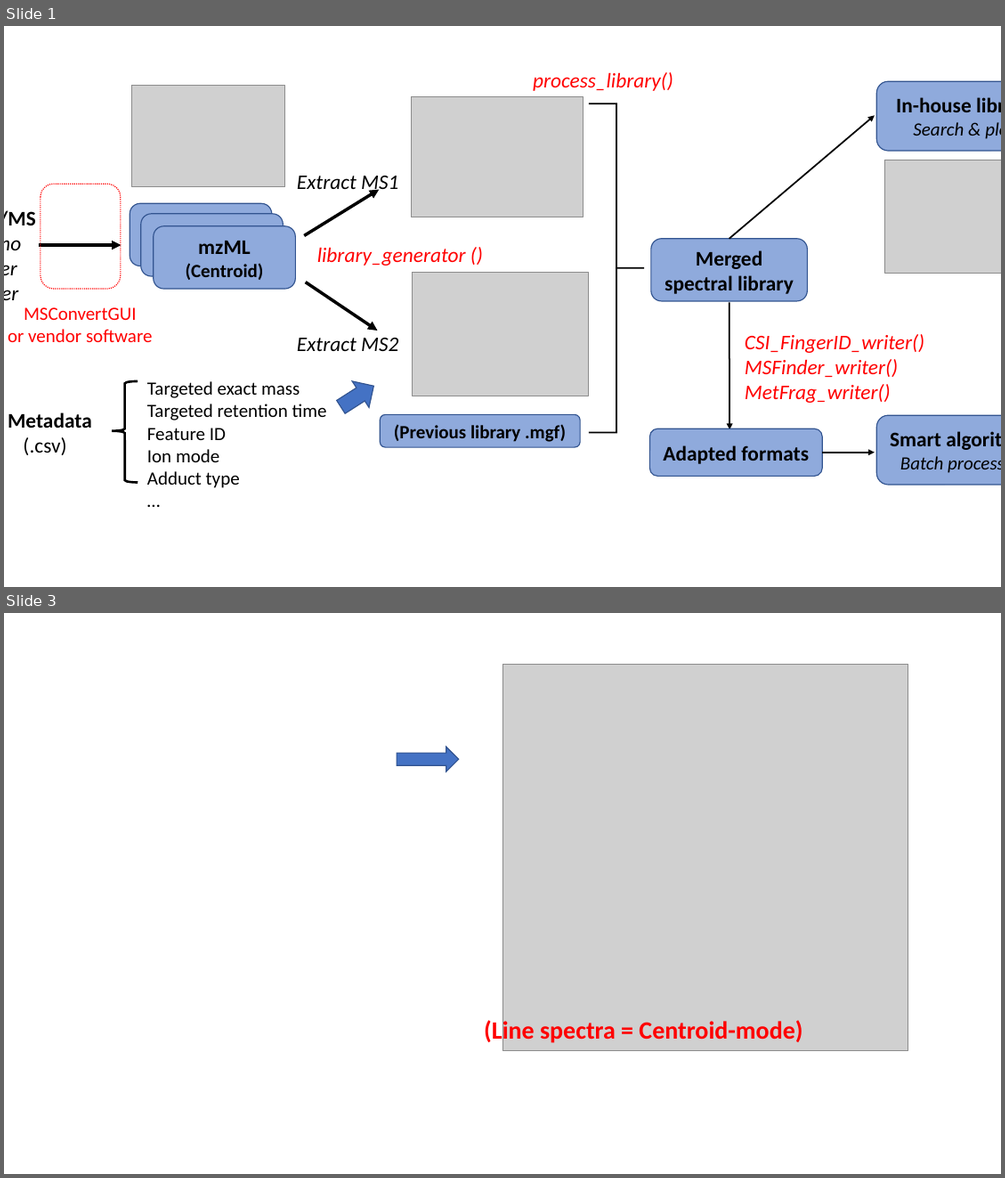
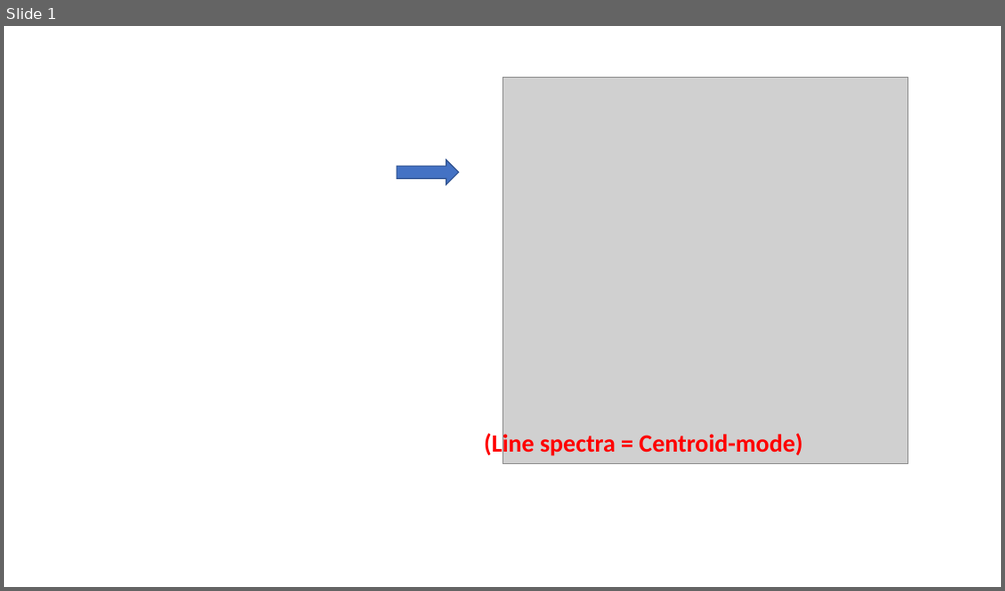
Before and after one commit to daniellyz/MergeION2, a slide deck: inst/tmp.pptx. Shown one above the other, each under a label of ours: slides 1 and 3 before the commit, slide 1 after it; the slides between them are not shown. The pictures are 1005x1178 and 1005x591 pixels, drawn with LibreOffice and Linux fonts; fonts in the diff are those of the drawing; grey boxes stand for pictures; background and template pictures are left out. Boxes give left, top, right and bottom in pixels: in the first picture for what was removed or moved away, otherwise in the second. Text is boxed around its words. In the diff, an @@ line names an element or a change of style, - is before the commit and + after.

```diff
--- a/inst/tmp.pptx
+++ b/inst/tmp.pptx
@@ slide 1 removed at box(4, 26, 1001, 587), background #FFFFFF @@
@@ rectangle removed at box(4, 63, 1001, 515) @@
@@ text removed at box(533, 72, 673, 91) @@
-process_library()
@@ picture removed at box(132, 85, 285, 186) @@
@@ picture removed at box(412, 96, 583, 216) @@
@@ right brace removed at box(589, 103, 644, 433) @@
@@ rounded rectangle removed at box(877, 81, 1001, 151) @@
-In-house library
-Search & plot
@@ arrow removed from (729, 239) to (874, 116) @@
@@ rounded rectangle removed at box(40, 184, 121, 289) @@
@@ text removed at box(297, 176, 398, 194) @@
-Extract MS1
@@ picture removed at box(884, 160, 1001, 273) @@
@@ text removed at box(4, 210, 35, 225) @@
-LC-MS/MS Thermo
-Water
-Bruker
-…
@@ rounded rectangle removed at box(129, 203, 272, 266) @@
@@ arrow removed from (304, 235) to (380, 190) @@
@@ rounded rectangle removed at box(141, 214, 283, 276) @@
@@ rounded rectangle removed at box(154, 226, 296, 289) @@
-mzML
-(Centroid)
@@ rounded rectangle removed at box(651, 239, 807, 301) @@
-Merged spectral library
@@ arrow removed from (39, 245) to (121, 245) @@
@@ text removed at box(154, 240, 254, 254) @@
-mzML
-Centroid mode
@@ text removed at box(317, 247, 466, 265) @@
-library_generator ()
@@ arrow removed from (306, 281) to (377, 330) @@
@@ picture removed at box(413, 272, 588, 395) @@
@@ text removed at box(8, 307, 153, 342) @@
-MSConvertGUI
-or vendor software
@@ arrow removed from (729, 303) to (729, 430) @@
@@ text removed at box(297, 338, 398, 351) @@
-Extract MS2
@@ text removed at box(744, 334, 924, 402) @@
-CSI_FingerID_writer()
-MSFinder_writer()
-MetFrag_writer()
@@ down arrow removed at box(333, 372, 382, 420) @@
@@ left brace removed at box(112, 381, 138, 483) @@
@@ text removed at box(147, 381, 327, 488) @@
-Targeted exact mass
-Targeted retention time
-Feature ID
-Ion mode
-Adduct type
-…
@@ text removed at box(8, 412, 92, 455) @@
-Metadata
-(.csv)
@@ rounded rectangle removed at box(380, 414, 581, 447) @@
-(Previous library .mgf)
@@ rounded rectangle removed at box(877, 415, 1001, 484) @@
-Smart algorithms
-Batch processing
@@ rounded rectangle removed at box(650, 428, 823, 475) @@
-Adapted formats
@@ arrow removed from (822, 452) to (874, 452) @@
@@ what was slide 3 is now slide 1 @@
```
Also in this commit, not shown: 1 slide added, 3 other slides removed, 2 other files.
